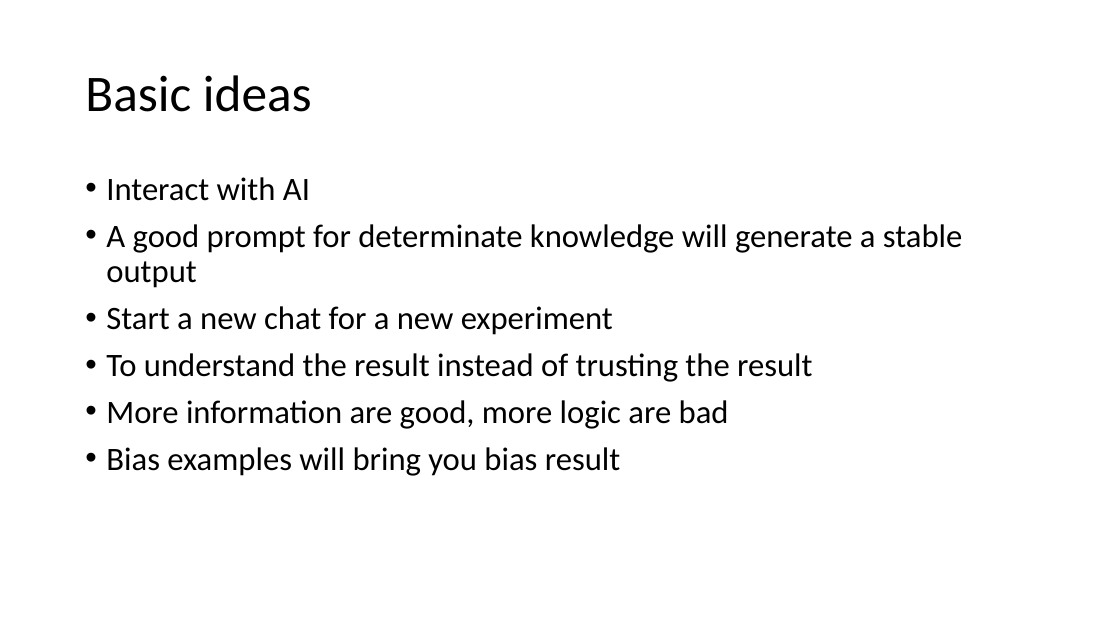
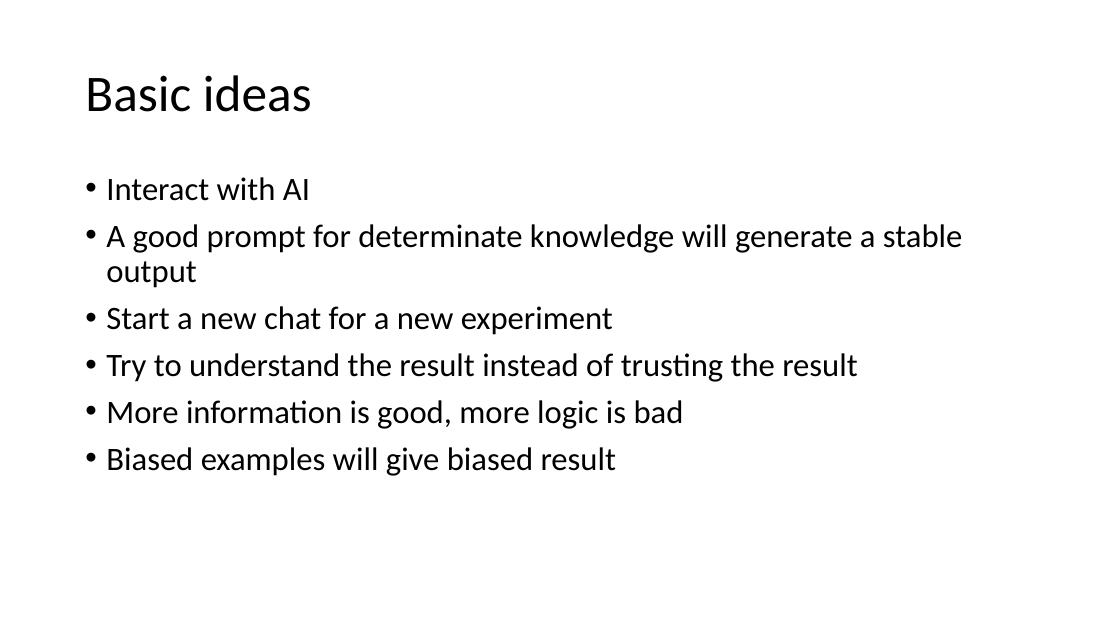
Before and after one commit to fccsdigitalchina/generative_ai_east_asian_studies, a slide deck: slide 83 of _slides/Generative AI for East Asian Studies_use cases.pptx (slide 89 before the commit). Drawn at 1120x630 pixels with LibreOffice and Linux fonts; fonts in the diff are those of the drawing. Boxes give left, top, right and bottom in pixels: in the first picture for what was removed or moved away, otherwise in the second. Text is boxed around its words. In the diff, an @@ line names an element or a change of style, - is before the commit and + after.

```diff
--- a/_slides/Generative AI for East Asian Studies_use cases.pptx
+++ b/_slides/Generative AI for East Asian Studies_use cases.pptx
@@ text at bbox=[106, 353, 857, 476]: text changed @@
-• To understand the result instead of trusting the result
-• More information are good, more logic are bad
-• Bias examples will bring you bias result
+• Try to understand the result instead of trusting the result
+• More information is good, more logic is bad
+• Biased examples will give biased result
```
Also in this commit, not shown: 11 other slides changed, 6 slides removed.
